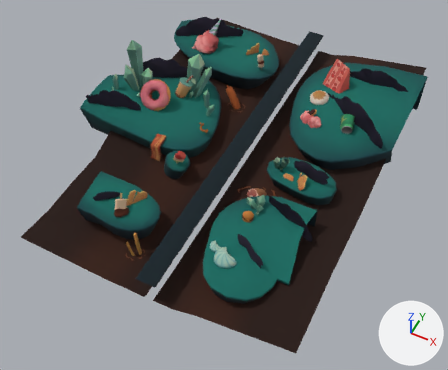
The glTF model resources/Map/Stage3/stg3_B.gltf: old version first, new version second.
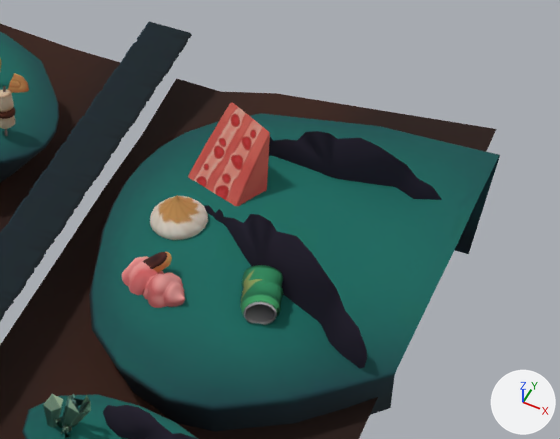
The first picture shows the older version from a 50 mm camera at (9724.0, -22176.0, 23007.0) aimed at (-118.0, -2491.0, -1598.0). The close-ups show both versions on the part from 58% to 100% of the width and 7% to 47% of the height of that picture; other places that the commit changed are outside them. Arrows for +X, +Y and +Z are at lower right; the lights stay in place. Where no turn or scale is listed for an object, it has been applied to the vertices. Vertices at the same position are counted once.

In view in the first close-up: 'bush_GEO1:PIV', 'bush_GEO3:PIV', 'bush_GEO8:PIV', 'cake_GEO:PIV', 'cottoncandy_low_GEO10:PIV', 'crushedsoda_low_GEO1:PIV', 'dalgonawhip_GEO1:PIV', 'island_GEO11:PIV', 'island_GEO1:PIV', 'island_GEO3:PIV', 'land_GEO:PIV', 'path_GEO:PIV'.
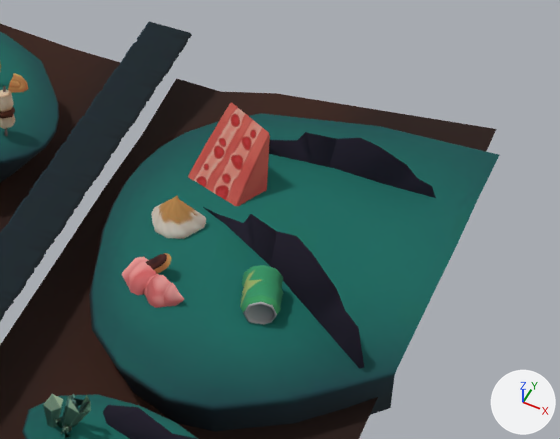
Where the newer file only moved an object's origin or applied its transform, the numbers keep the older frame.

Pixel boxes (x1, y1, x2, y2) of what changed, in the close-ups (560 x 439 px):
'bush_GEO8:PIV', reshaped
    before: (204, 205, 367, 368)
    after: (203, 207, 364, 368)
'bush_GEO3:PIV', reshaped
    before: (269, 131, 442, 200)
    after: (269, 132, 435, 198)
'cottoncandy_low_GEO10:PIV', reshaped
    before: (122, 256, 185, 308)
    after: (122, 257, 184, 308)
'dalgonawhip_GEO1:PIV', reshaped
    before: (150, 195, 208, 240)
    after: (151, 196, 206, 239)
part 3 of me_island_geoshape3, deleted
    before: (455, 156, 500, 254)
part 4 of me_cottoncandy_low_geo10shape, deleted (pink)
    before: (122, 256, 185, 308)
part 5 of me_crushedsoda_low_geo1shape, deleted
    before: (240, 265, 283, 325)

The change, as a list of edits to the scene's bpy script:
```text
Change me_bush_geoshape3:
    used by ob_bush_geo3_piv; location = (0.0, 0.0, 0.0)
    remove me_bush_geoshape3.from_pydata(...)  # 42 vertices, 45 faces; spans x 2866.0..6876.0, y 6368.0..6736.0, z -239.0..1425.0
    add me_bush_geoshape3.from_pydata(...)  # 21 vertices, 19 faces; spans x 3018.0..6861.0, y 6518.0..6729.0, z -239.0..1425.0
    me_bush_geoshape3 part 1
    21 vertices are removed from x 2866.0..6876.0, y 6368.0..6736.0, z -121.0..1304.0
    45 faces are deleted
    19 new faces join them
Change me_bush_geoshape8:
    used by ob_bush_geo8_piv; location = (0.0, 0.0, 0.0)
    remove me_bush_geoshape8.from_pydata(...)  # 42 vertices, 45 faces; spans x 2716.0..6789.0, y 2089.0..4836.0, z -762.0..1462.0
    add me_bush_geoshape8.from_pydata(...)  # 21 vertices, 19 faces; spans x 2720.0..6783.0, y 2093.0..4833.0, z -762.0..1462.0
    me_bush_geoshape8 part 2
    21 vertices are removed from x 2716.0..6789.0, y 2089.0..4836.0, z -599.0..1272.0
    45 faces are deleted
    19 new faces join them
Change me_island_geoshape3:
    used by ob_island_geo3_piv; location = (0.0, 0.0, 0.0)
    verts and faces of me_island_geoshape3; kept vertices keep their numbers, new ones are numbered from 67
    before: 14 (2894.0, 8047.0, 269.0) at pixel (265, 114), 15 (2059.0, 7587.0, 75.0), 19 (5138.0, 8266.0, 591.0) at pixel (380, 126), 21 (7492.0, 8117.0, 827.0) at pixel (500, 154), 49 (5487.0, 7860.0, -1533.0)
    before: 50 (3577.0, 7531.0, -1532.0), 51 (7485.0, 7913.0, -1532.0) at pixel (468, 254), 61 (2944.0, 7169.0, -1531.0)
    remove me_island_geoshape3.from_pydata(...)  # 67 vertices, 107 faces; spans x 1026.0..7492.0, y 39.0..8266.0, z -1535.0..895.0
    add me_island_geoshape3.from_pydata(...)  # 64 vertices, 101 faces; spans x 1026.0..7492.0, y 39.0..8266.0, z -1535.0..895.0
    me_island_geoshape3 part 3
    add delete_vertices([49, 50, 51])  # with the faces that use them
    add delete_faces([(14, 61, 15)])
Change me_cottoncandy_low_geo10shape:
    used by ob_cottoncandy_low_geo10_piv; location = (0.0, 0.0, 0.0)
    remove me_cottoncandy_low_geo10shape.from_pydata(...)  # 427 vertices, 850 faces; spans x 1961.0..3386.0, y 1954.0..3197.0, z -533.0..505.0
    add me_cottoncandy_low_geo10shape.from_pydata(...)  # 112 vertices, 181 faces; spans x 1981.0..3379.0, y 1954.0..3184.0, z -500.0..505.0
    me_cottoncandy_low_geo10shape part 4: 315 vertices removed from x 1961.0..3386.0, y 1959.0..3197.0, z -533.0..495.0
Change me_crushedsoda_low_geo1shape:
    used by ob_crushedsoda_low_geo1_piv; location = (6548.0, 6581.0, 3715.0)
    remove me_crushedsoda_low_geo1shape.from_pydata(...)  # 306 vertices, 608 faces; spans x -2362.0..-1492.0, y -4421.0..-3364.0, z -3626.0..-2741.0
    add me_crushedsoda_low_geo1shape.from_pydata(...)  # 145 vertices, 280 faces; spans x -2362.0..-1492.0, y -4418.0..-3368.0, z -3626.0..-2741.0
    me_crushedsoda_low_geo1shape part 5: 161 vertices removed from x -2342.0..-1508.0, y -4421.0..-3364.0, z -3608.0..-2756.0
Change me_dalgonawhip_geo1shape:
    used by ob_dalgonawhip_geo1_piv; location = (0.0, 0.0, 129.0)
    remove me_dalgonawhip_geo1shape.from_pydata(...)  # 201 vertices, 380 faces; spans x 1948.0..3029.0, y 3702.0..4788.0, z -40.0..732.0
    add me_dalgonawhip_geo1shape.from_pydata(...)  # 29 vertices, 42 faces; spans x 1961.0..3001.0, y 3721.0..4369.0, z -23.0..732.0
    me_dalgonawhip_geo1shape part 6
    172 vertices are removed from x 1948.0..3029.0, y 3702.0..4788.0, z -40.0..650.0
    378 faces are deleted
    40 new faces join them
```
